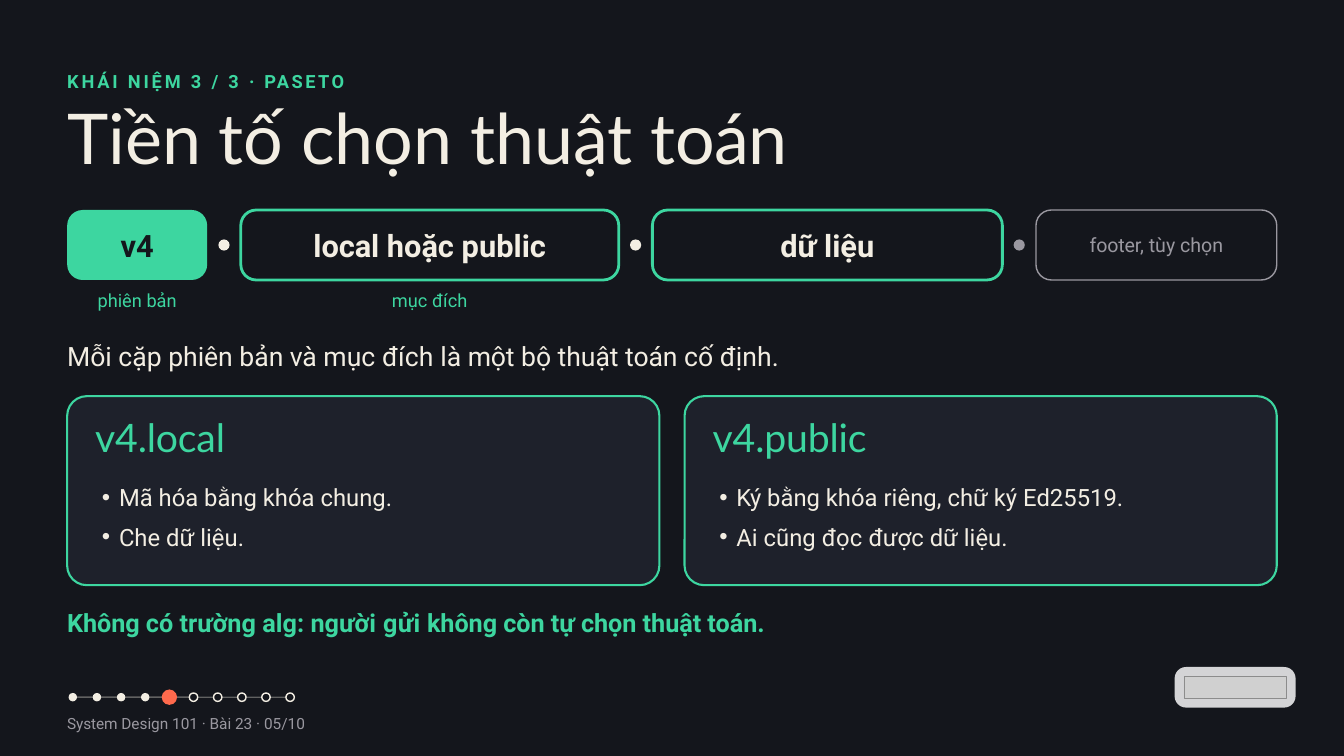
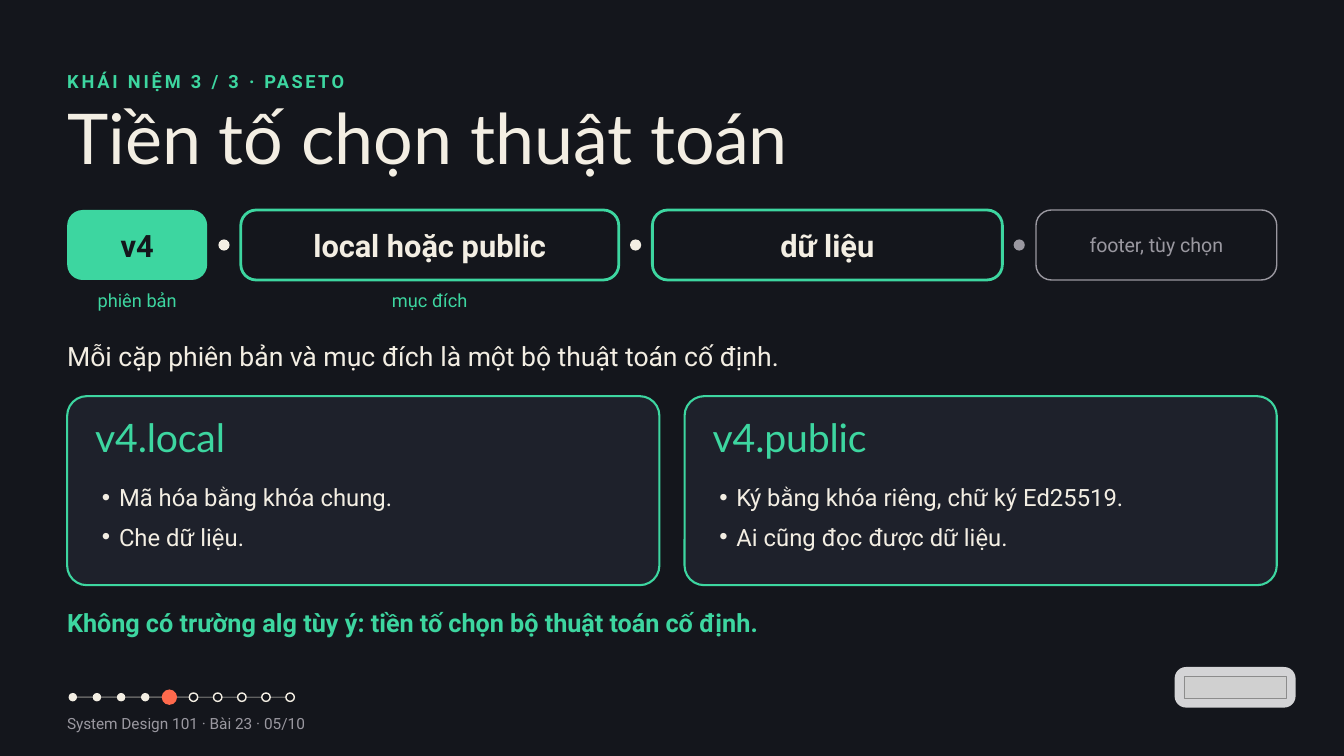
Before and after one commit to vohoailinh90/tool-marketing-studio, a slide deck: slide 5 of system-design-101/vi/lessons/sd-14-023/slides/sd-14-023.pptx. Drawn at 1344x756 pixels with LibreOffice and Linux fonts; fonts in the diff are those of the drawing; grey boxes stand for pictures. Boxes give left, top, right and bottom in pixels: in the first picture for what was removed or moved away, otherwise in the second. Text is boxed around its words. In the diff, an @@ line names an element or a change of style, - is before the commit and + after.

```diff
--- a/system-design-101/vi/lessons/sd-14-023/slides/sd-14-023.pptx
+++ b/system-design-101/vi/lessons/sd-14-023/slides/sd-14-023.pptx
@@ text at (x1=67, y1=612, x2=758, y2=638): text changed @@
-Không có trường alg: người gửi không còn tự chọn thuật toán.
+Không có trường alg tùy ý: tiền tố chọn bộ thuật toán cố định.
```
Also in this commit, not shown: 1 other file.
